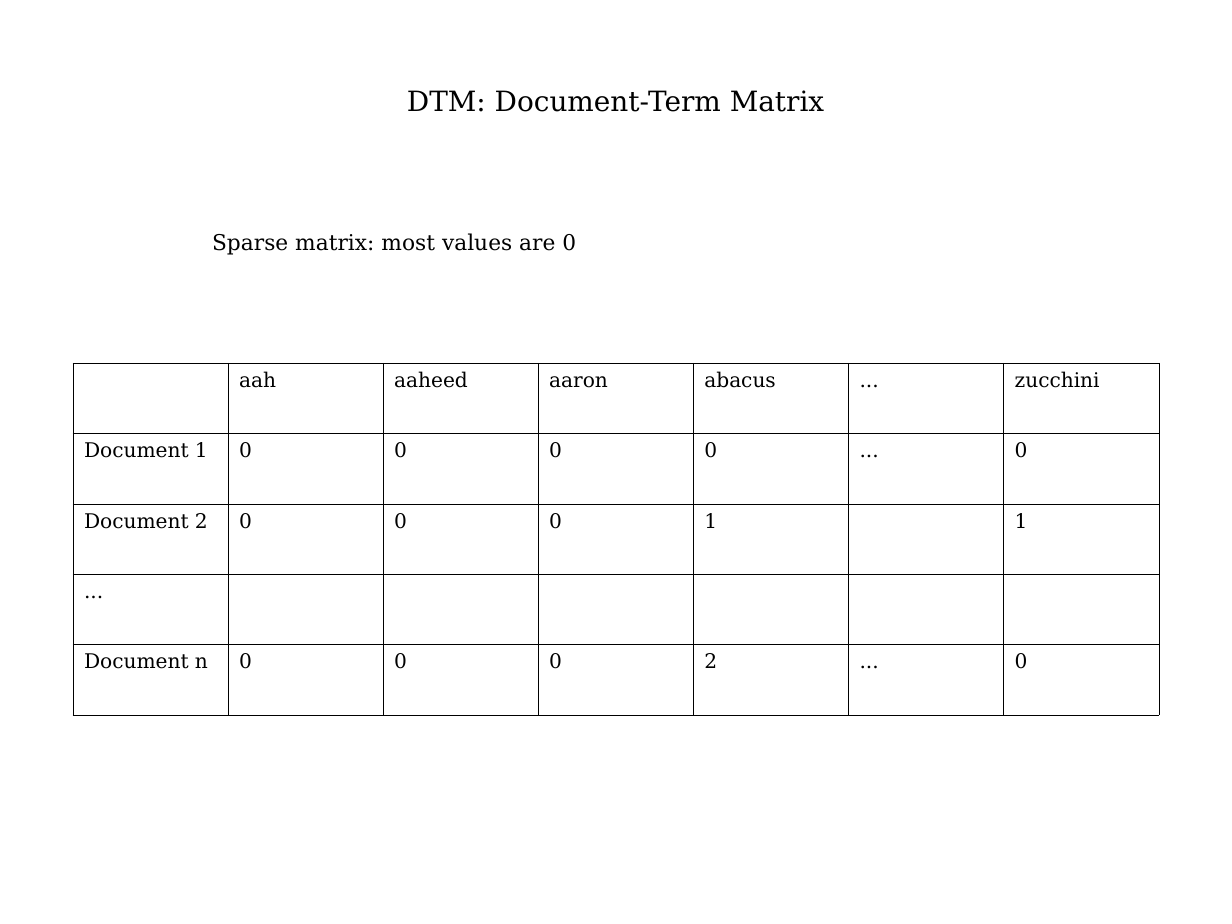
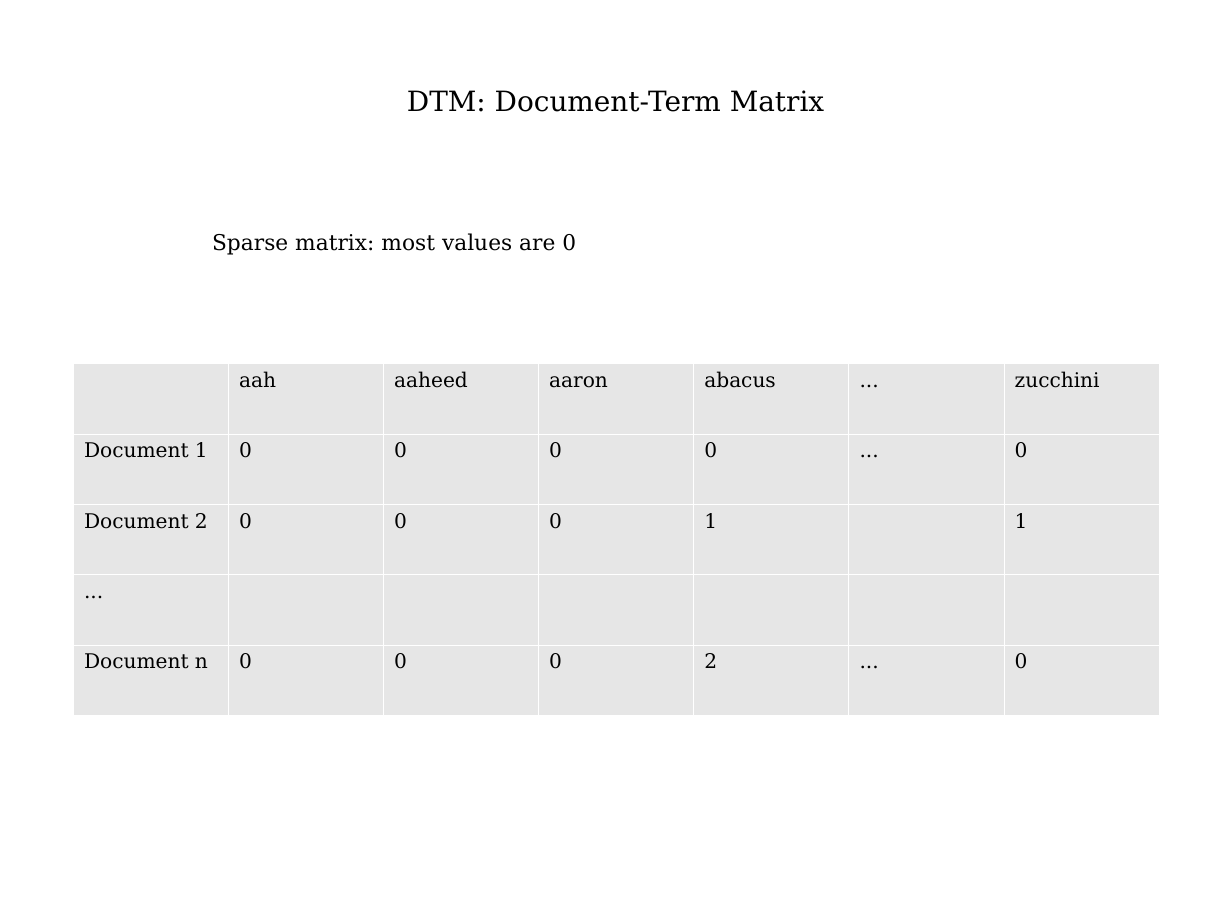
Before and after one commit to vitalv/doc-clustering-topic-modeling, a slide deck: slide 2 of doc-clustering-topic-modeling.odp. Drawn at 1232x924 pixels with LibreOffice and Linux fonts; fonts in the diff are those of the drawing. Boxes give left, top, right and bottom in pixels: in the first picture for what was removed or moved away, otherwise in the second. Text is boxed around its words. In the diff, an @@ line names an element or a change of style, - is before the commit and + after.

```diff
--- a/doc-clustering-topic-modeling.odp
+++ b/doc-clustering-topic-modeling.odp
@@ table at [73, 363, 1160, 715] @@
@@ fill none to #E6E6E6 in 27 cells @@
@@ borders changed @@
```
Also in this commit, not shown: 4 other slides changed, 4 slides added, 1 slide removed, 3 other files.
